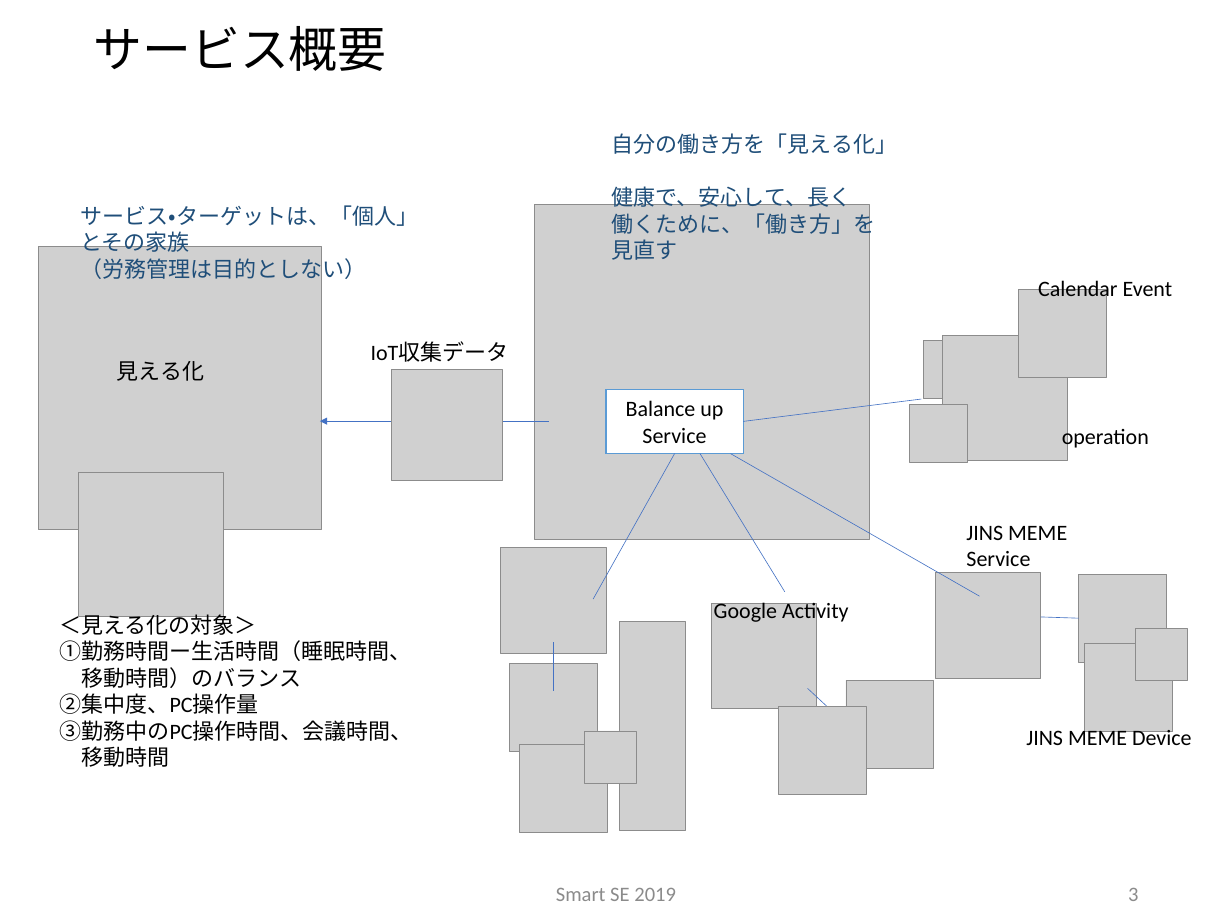
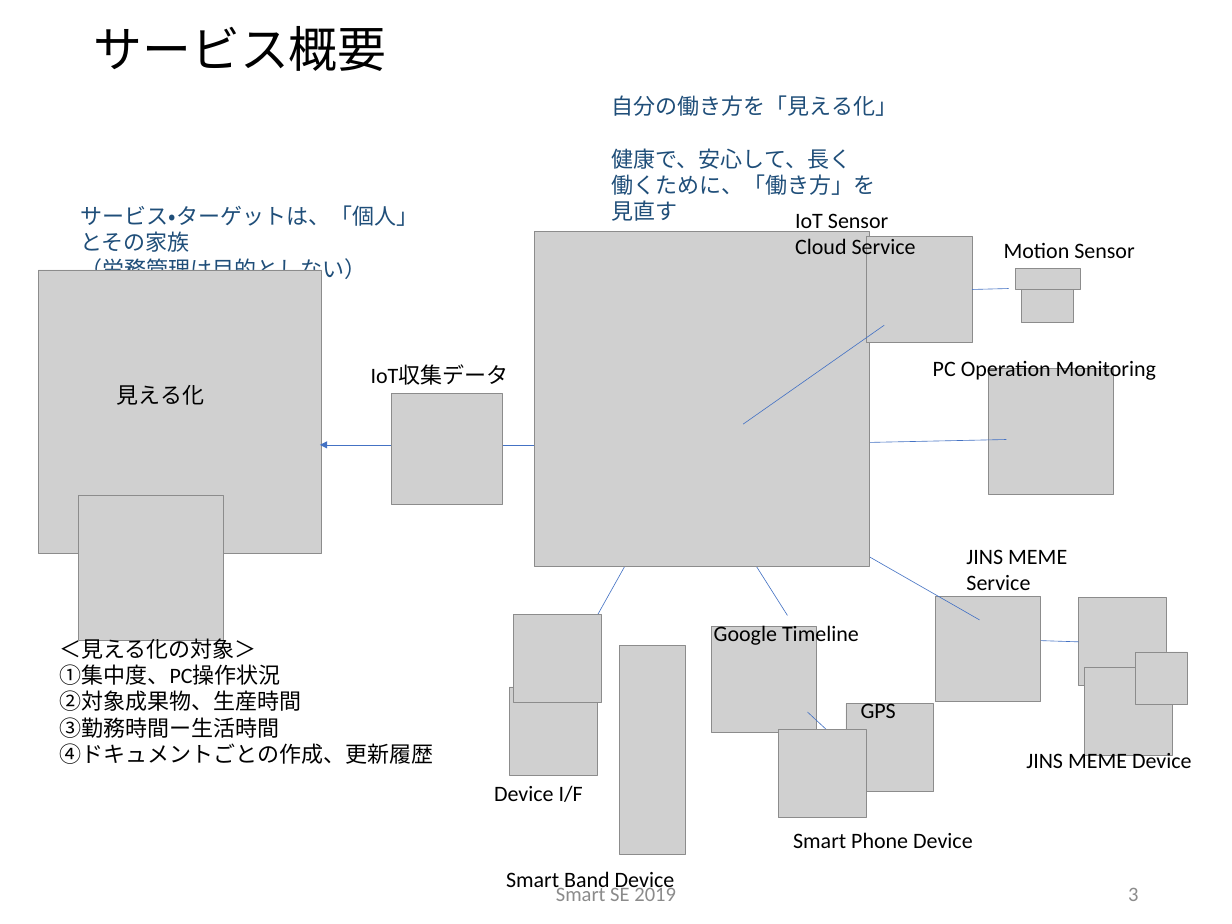
Before and after one commit to sakai-memoru/smartse19, a slide deck: slide 3 of _project_docs/SSE19_SPP.pptx. Drawn at 1232x924 pixels with LibreOffice and Linux fonts; fonts in the diff are those of the drawing; grey boxes stand for pictures; background and template pictures are left out. Boxes give left, top, right and bottom in pixels: in the first picture for what was removed or moved away, otherwise in the second. Text is boxed around its words. In the diff, an @@ line names an element or a change of style, - is before the commit and + after.

```diff
--- a/_project_docs/SSE19_SPP.pptx
+++ b/_project_docs/SSE19_SPP.pptx
@@ text "自分の働き方を「見える化」" moved from (x1=612, y1=133, x2=897, y2=260) to (x1=612, y1=95, x2=897, y2=221) @@
@@ text added at (x1=795, y1=213, x2=916, y2=261), 18 pt, text #000000 @@
+IoT Sensor
+Cloud Service
@@ picture moved from (x1=501, y1=547, x2=606, y2=653) to (x1=867, y1=237, x2=972, y2=342) @@
@@ text added at (x1=1004, y1=242, x2=1134, y2=258), 18 pt, text #000000 @@
+Motion Sensor
@@ picture added at (x1=1015, y1=268, x2=1080, y2=290) @@
@@ line added from (1008, 289) to (972, 290), #4472C4 0.5 pt @@
@@ picture removed at (x1=1018, y1=290, x2=1106, y2=378) @@
@@ picture at (x1=1022, y1=271, x2=1074, y2=323): rotation 270 to 0 degrees @@
@@ text removed at (x1=1038, y1=277, x2=1173, y2=302) @@
-Calendar Event
@@ line added from (884, 326) to (744, 424), #4472C4 0.5 pt @@
@@ picture removed at (x1=923, y1=341, x2=981, y2=399) @@
@@ text at (x1=933, y1=358, x2=1156, y2=383): text changed @@
-operation
+PC Operation Monitoring
@@ rectangle removed at (x1=606, y1=389, x2=744, y2=453) @@
-Balance up
-Service
@@ picture moved from (x1=942, y1=335, x2=1068, y2=461) to (x1=988, y1=369, x2=1114, y2=495) @@
@@ picture removed at (x1=910, y1=405, x2=968, y2=463) @@
@@ line moved from (921, 399) - (744, 422) to (1007, 439) - (744, 445) @@
@@ 12 pictures, 5 lines, 4 texts, 1 arrow moved together from (x1=39, y1=204, x2=1192, y2=831) to (x1=39, y1=231, x2=1192, y2=854) @@
@@ picture moved from (x1=78, y1=473, x2=224, y2=618) to (x1=78, y1=495, x2=224, y2=641) @@
@@ picture added at (x1=513, y1=614, x2=601, y2=702) @@
@@ text at (x1=714, y1=623, x2=859, y2=648): text changed @@
-Google Activity
+Google Timeline
@@ text "＜見える化の対象＞" moved from (x1=60, y1=611, x2=413, y2=767) to (x1=60, y1=635, x2=434, y2=764) @@
@@ line removed from (554, 691) to (554, 642) @@
@@ text at (x1=60, y1=664, x2=434, y2=764): text changed @@
-①勤務時間ー生活時間（睡眠時間、
-移動時間）のバランス
-②集中度、PC操作量
-③勤務中のPC操作時間、会議時間、
-移動時間
+①集中度、PC操作状況
+②対象成果物、生産時間
+③勤務時間ー生活時間
+④ドキュメントごとの作成、更新履歴
@@ text added at (x1=861, y1=699, x2=896, y2=718), 18 pt, text #000000 @@
+GPS
@@ picture removed at (x1=519, y1=744, x2=607, y2=832) @@
@@ text added at (x1=494, y1=785, x2=583, y2=802), 18 pt, text #000000 @@
+Device I/F
@@ text added at (x1=793, y1=832, x2=973, y2=848), 18 pt, text #000000 @@
+Smart Phone Device
@@ text added at (x1=506, y1=871, x2=675, y2=893), 18 pt, text #000000 @@
+Smart Band Device
```
Also in this commit, not shown: 2 other slides changed, 18 slides removed, 10 other files.
